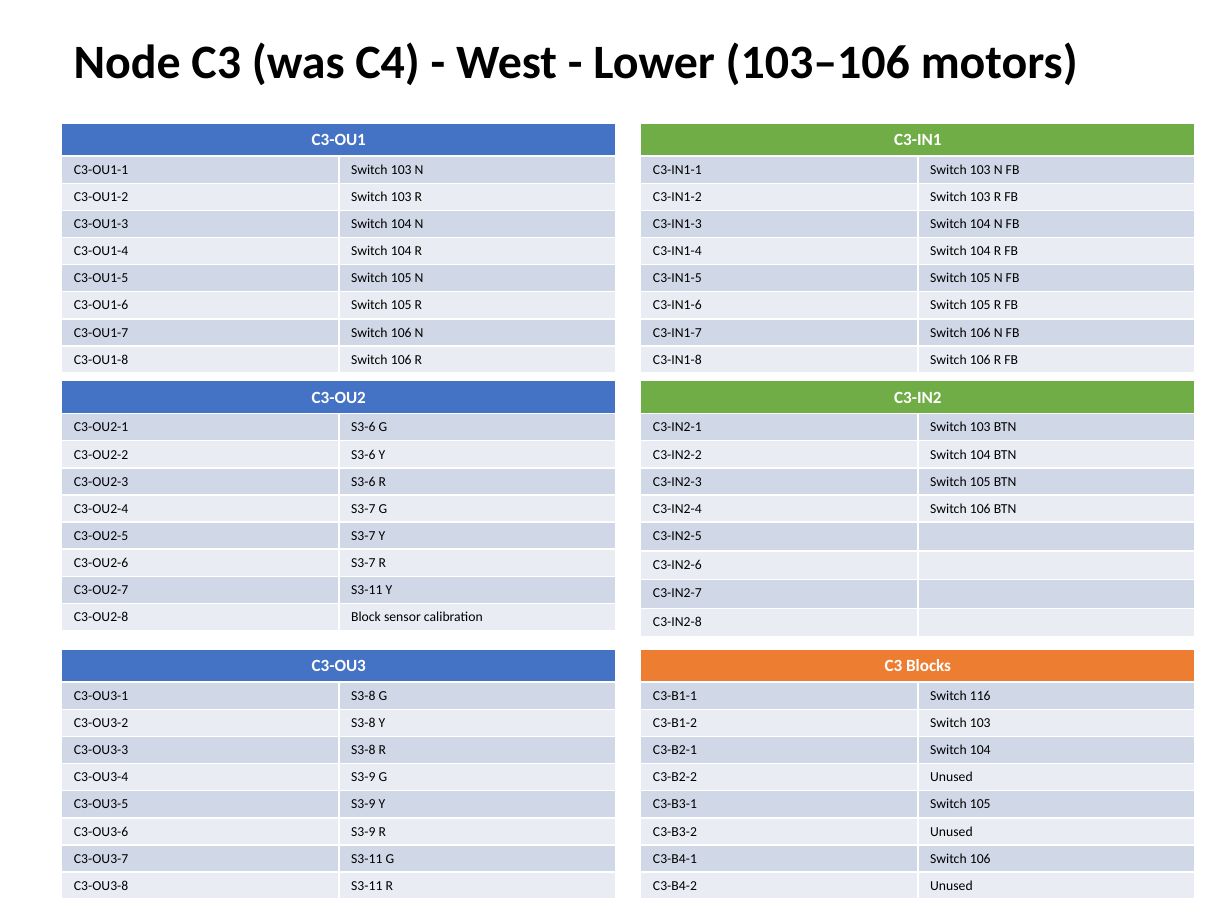
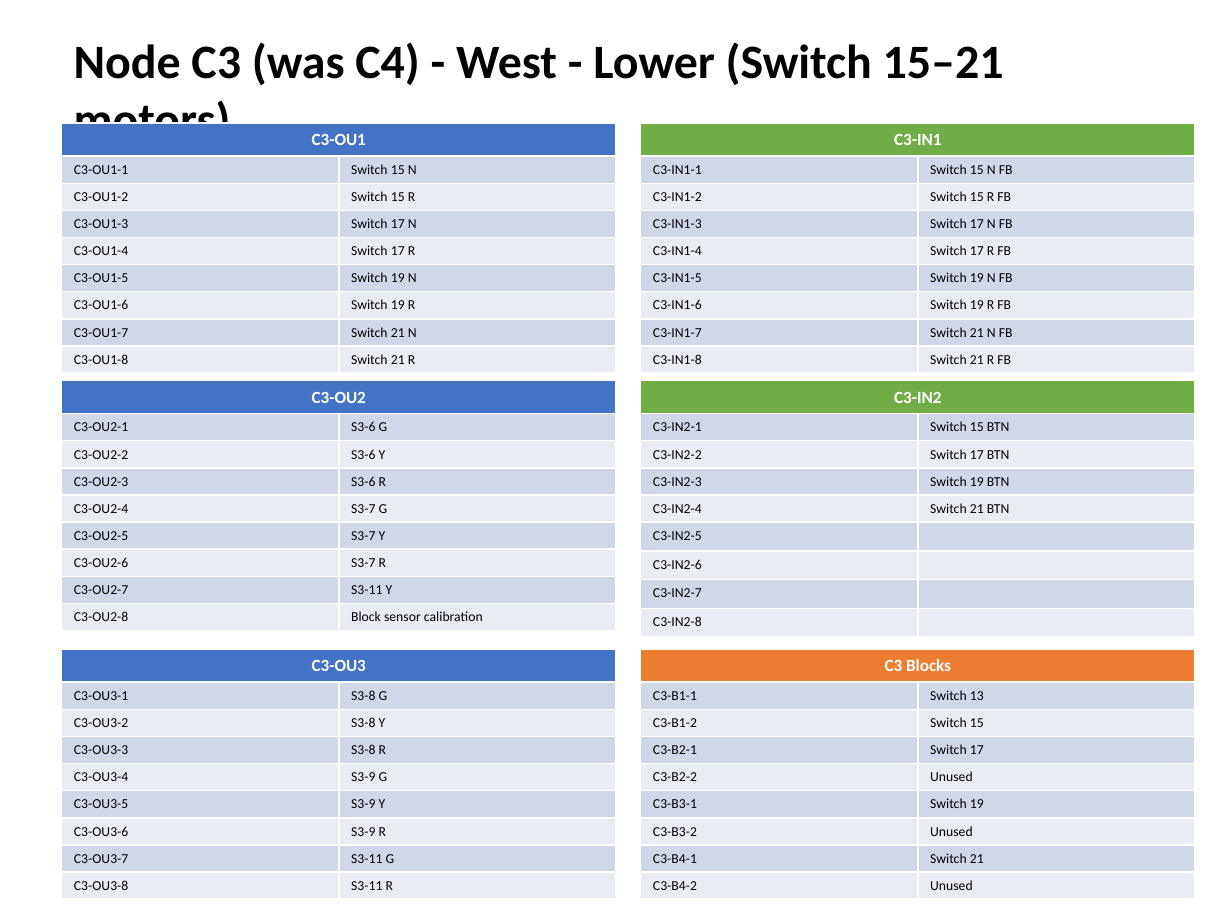
Before and after one commit to lnevo/hart, a slide deck: slide 5 of docs/wiring/Wiring_Schematic.pptx. Drawn at 1232x924 pixels with LibreOffice and Linux fonts; fonts in the diff are those of the drawing. Boxes give left, top, right and bottom in pixels: in the first picture for what was removed or moved away, otherwise in the second. Text is boxed around its words. In the diff, an @@ line names an element or a change of style, - is before the commit and + after.

```diff
--- a/docs/wiring/Wiring_Schematic.pptx
+++ b/docs/wiring/Wiring_Schematic.pptx
@@ text at (x1=74, y1=42, x2=1004, y2=85): text changed @@
-Node C3 (was C4) - West - Lower (103–106 motors)
+Node C3 (was C4) - West - Lower (Switch 15–21 motors)
@@ table at (x1=62, y1=123, x2=616, y2=368) @@
-row 2, column 2: Switch 103 N
+row 2, column 2: Switch 15 N
-row 3, column 2: Switch 103 R
+row 3, column 2: Switch 15 R
-row 4, column 2: Switch 104 N
+row 4, column 2: Switch 17 N
-row 5, column 2: Switch 104 R
+row 5, column 2: Switch 17 R
-row 6, column 2: Switch 105 N
+row 6, column 2: Switch 19 N
-row 7, column 2: Switch 105 R
+row 7, column 2: Switch 19 R
-row 8, column 2: Switch 106 N
+row 8, column 2: Switch 21 N
-row 9, column 2: Switch 106 R
+row 9, column 2: Switch 21 R
@@ table at (x1=641, y1=123, x2=1195, y2=368) @@
-row 2, column 2: Switch 103 N FB
+row 2, column 2: Switch 15 N FB
-row 3, column 2: Switch 103 R FB
+row 3, column 2: Switch 15 R FB
-row 4, column 2: Switch 104 N FB
+row 4, column 2: Switch 17 N FB
-row 5, column 2: Switch 104 R FB
+row 5, column 2: Switch 17 R FB
-row 6, column 2: Switch 105 N FB
+row 6, column 2: Switch 19 N FB
-row 7, column 2: Switch 105 R FB
+row 7, column 2: Switch 19 R FB
-row 8, column 2: Switch 106 N FB
+row 8, column 2: Switch 21 N FB
-row 9, column 2: Switch 106 R FB
+row 9, column 2: Switch 21 R FB
@@ table at (x1=641, y1=381, x2=1195, y2=630) @@
-row 2, column 2: Switch 103 BTN
+row 2, column 2: Switch 15 BTN
-row 3, column 2: Switch 104 BTN
+row 3, column 2: Switch 17 BTN
-row 4, column 2: Switch 105 BTN
+row 4, column 2: Switch 19 BTN
-row 5, column 2: Switch 106 BTN
+row 5, column 2: Switch 21 BTN
@@ table at (x1=641, y1=649, x2=1195, y2=894) @@
-row 2, column 2: Switch 116
+row 2, column 2: Switch 13
-row 3, column 2: Switch 103
+row 3, column 2: Switch 15
-row 4, column 2: Switch 104
+row 4, column 2: Switch 17
-row 6, column 2: Switch 105
+row 6, column 2: Switch 19
-row 8, column 2: Switch 106
+row 8, column 2: Switch 21
```
Also in this commit, not shown: 7 other slides changed, 13 other files.
